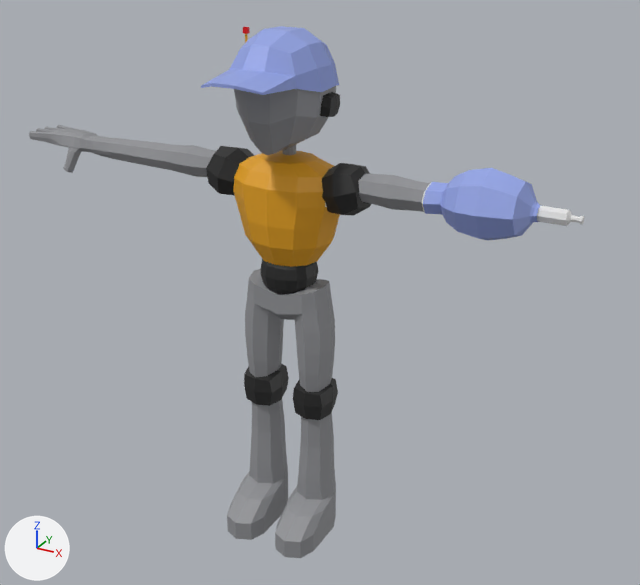
Renders of the FBX model Assets/Objects/Characters/Robo.fbx from each side of a commit.
One viewpoint serves both versions: a 50 mm camera at (1.19, -1.989, 1.755) aimed at (0.089, 0.012, 0.754). The lights are fixed; the arrows at lower left show +X, +Y and +Z. Vertices at the same position are counted once.

Names of what the first picture shows: 'Garrafa', 'Personagem'.
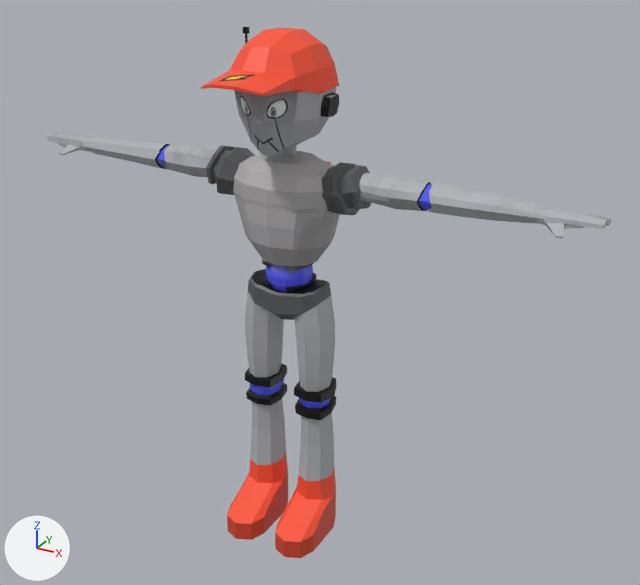
The change, as a list of edits to the scene's bpy script:
```text
Add img_robotexture_001_png:
    img_robotexture_001_png = load_image('RoboTexture.001.png', 'RoboTexture.001.png', 2048, 2048, 'sRGB')
Add mat_bodycolor:
    mat_bodycolor = principled_material('BodyColor')
    mat_bodycolor.texture = img_robotexture_001_png  # with its transparency
Change me_personagem:
    used by ob_personagem; location = (0.0, 0.0, 0.0)
    remove me_personagem.from_pydata(...)  # 1489 vertices, 1424 faces; spans x -0.9..0.68, y -0.29..0.14, z -0.02..1.47
    remove me_personagem.materials.append(mat_material)  # white #e7e7e7
    remove me_personagem.materials.append(mat_vermelho)  # red #e7000e
    add me_personagem.from_pydata(...)  # 1634 vertices, 1613 faces; spans x -0.85..0.84, y -0.29..0.15, z -0.02..1.47
    me_personagem part 1: 85 vertices moved from x -0.81..0.46, y -0.15..0.13, z 0.76..1.35 to x -0.8..0.43, y -0.15..0.13, z 0.76..1.35; 626 vertices removed from x -0.9..0.68, y -0.29..0.13, z 0.73..1.37; 651 vertices added at x -0.85..0.84, y -0.29..0.15, z 0.76..1.36
    me_personagem part 2: 17 vertices moved from x -0.14..0.14, y -0.01..0.06, z 0.36..0.5 to x -0.14..0.15, y -0.01..0.06, z 0.38..0.47; 12 vertices removed from x -0.13..0.13, y -0.08..0.06, z 0.36..0.43; 80 vertices added at x -0.14..0.14, y -0.07..0.06, z 0.38..0.47
    me_personagem part 3: 8 vertices moved from x -0.15..0.13, y -0.13..-0.07, z 0.08 to x -0.15..0.13, y -0.13..-0.07, z 0.07
    me_personagem part 4: 78 faces spanning x -0.17..0.17, y -0.11..0.11, z 0.85..1.45 switch from mat_tronco (orange #e7a418) to mat_bodycolor (picture img_robotexture_001_png)
    me_personagem part 5: 29 faces spanning x -0.12..0.43, y -0.16..0.14, z 1.07..1.47 switch from mat_bone (blue #95a6e7) to mat_bodycolor (picture img_robotexture_001_png)
    me_personagem part 6: 85 faces spanning x -0.25..0.25, y -0.08..0.07, z 0.38..1.31 switch from mat_nucleo (black #313131) to mat_bodycolor (picture img_robotexture_001_png)
    me_personagem part 7: 293 faces spanning x -0.7..0.4, y -0.2..0.13, z -0.02..1.4 switch from mat_lata (grey #929397) to mat_bodycolor (picture img_robotexture_001_png)
Remove ob_garrafa:
    ob_garrafa = bpy.data.objects.new('Garrafa', me_garrafa)
    ob_garrafa.location = (0.0, 0.0, 0.0)
```

Where the change shows, as pixel boxes (x1, y1, x2, y2) in the pictures (640 x 585 px; the box of a moved part takes in the faces that stretch with it):
'Personagem', reshaped (10% wider): before (29, 26, 542, 558); after (47, 27, 611, 558)
'Garrafa', deleted: before (537, 205, 584, 226)
part 1 of me_personagem, moved or reshaped: before (29, 69, 542, 314); after (47, 70, 611, 314)
part 2 of me_personagem, built on: before (244, 364, 338, 420); after (245, 363, 336, 420)
part 3 of me_personagem, moved or reshaped: before (227, 471, 334, 542); after (227, 474, 334, 542)
part 4 of me_personagem, recoloured (brown to grey): (233, 33, 340, 267) in both
part 5 of me_personagem, recoloured (blue to red): (242, 32, 337, 92) in both
part 6 of me_personagem, recoloured (black to grey): (217, 96, 371, 294) in both
part 7 of me_personagem, recoloured: (95, 142, 336, 558) in both
